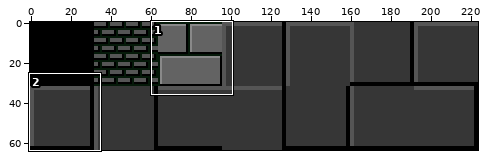
Sprite sheet -- MMOProject/sprites/dungeon_all_2/9e9448c7-b501-4faa-bf29-63afdfe4860b.png. The first picture is a wide view before the edit; the outline marks the close-up.
Close-up. Old version:
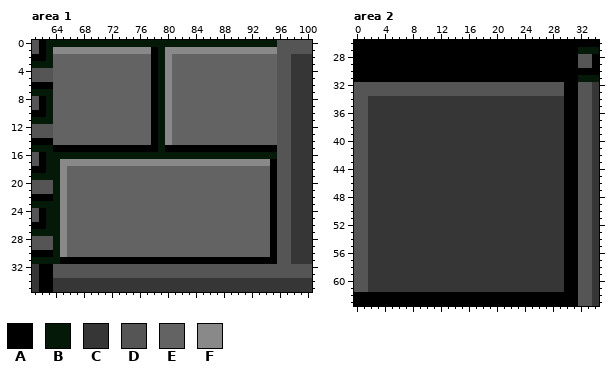
The file is 224x64 pixels. Colours within 5 levels of each other are drawn and written as one. Shown: area 1: x 61..100, y 0..35; area 2: x 0..34, y 26..63.
Palette (. is transparent): A #000000  B #051909  C #363636  D #555555  E #636363  F #898989
The result:
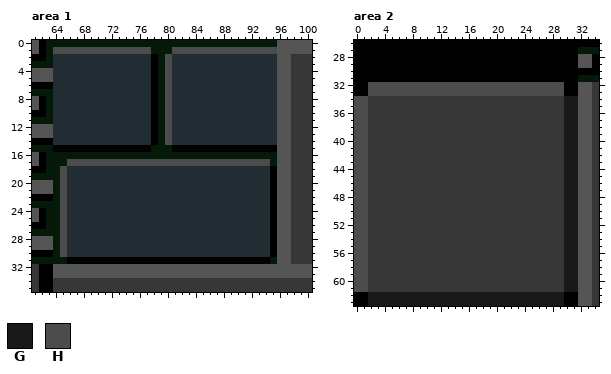
Colours new in this view: G #191919  H #4c4c4c
Changes in this commit:
colour E: #636363 -> #222c33
Area 1:
y 1: x 64..78 FFFFFFFFFFFFFFA -> HHHHHHHHHHHHHHB; x 80..95 FFFFFFFFFFFFFFFF -> BHHHHHHHHHHHHHHH
y 2..14: x 80 F -> H
y 15: x 78 A -> B; x 80 A -> B
y 17: x 65..95 FFFFFFFFFFFFFFFFFFFFFFFFFFFFFFA -> BHHHHHHHHHHHHHHHHHHHHHHHHHHHHHB
y 18..30: x 65 F -> H
y 31: x 65 A -> B; x 95 A -> B
Area 2:
y 32..33: x 0..29 DDDDDDDDDDDDDDDDDDDDDDDDDDDDDD -> AAHHHHHHHHHHHHHHHHHHHHHHHHHHHH
y 34..61: x 0..1 DD -> HH; x 30..31 AA -> GG
y 62..63: x 2..29 AAAAAAAAAAAAAAAAAAAAAAAAAAAA -> GGGGGGGGGGGGGGGGGGGGGGGGGGGG
Where, in picture pixels (left, top, right, bottom), the same in both close-ups:
changed: (53, 47, 277, 264)
changed: (354, 82, 578, 306)
